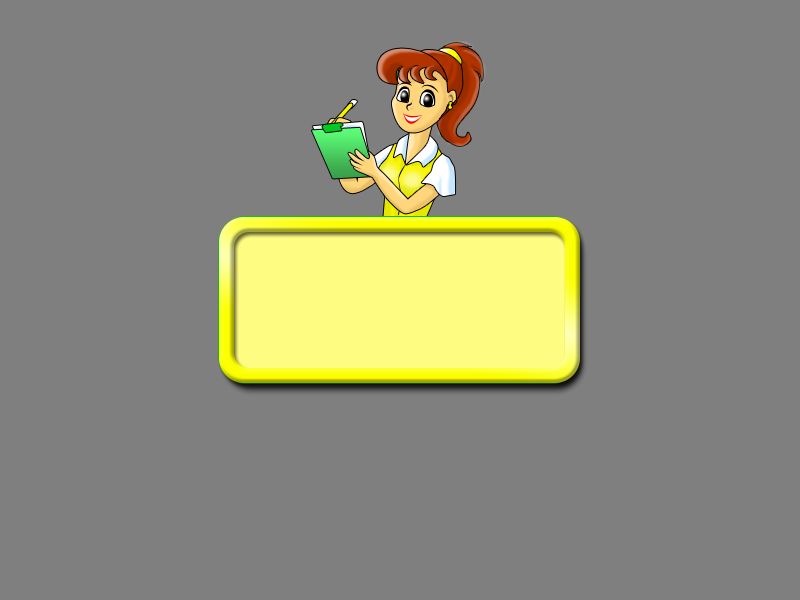
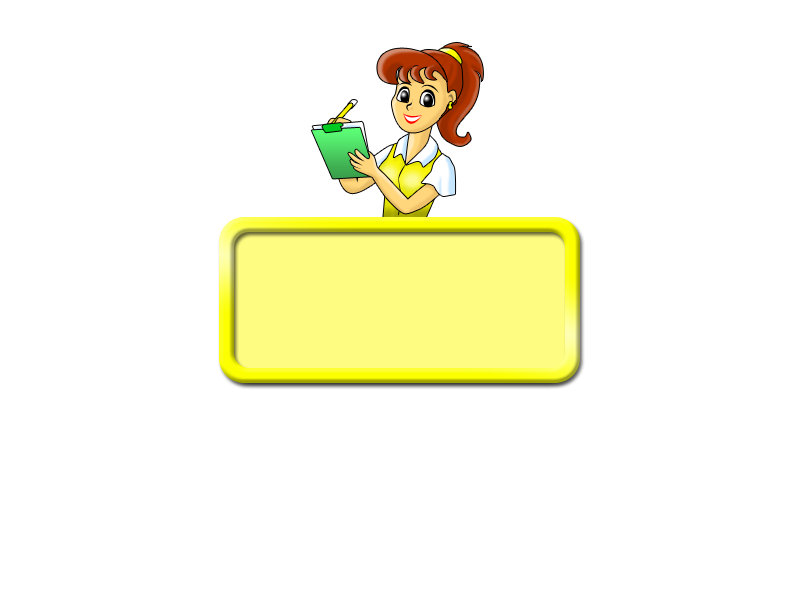
Before/after of a 800 × 600 layered artwork. What changed in the layer stack:
painted on "Фигура 1" over [221, 219, 577, 381]
renamed "Слой 1" to "Слой 22", opacity 50% → 31%, moved it above "Слой 21", painted on it over [0, 0, 800, 600]
added layer "Фигура 34" (50%) above "Задний план" over [0, 0, 800, 600]
